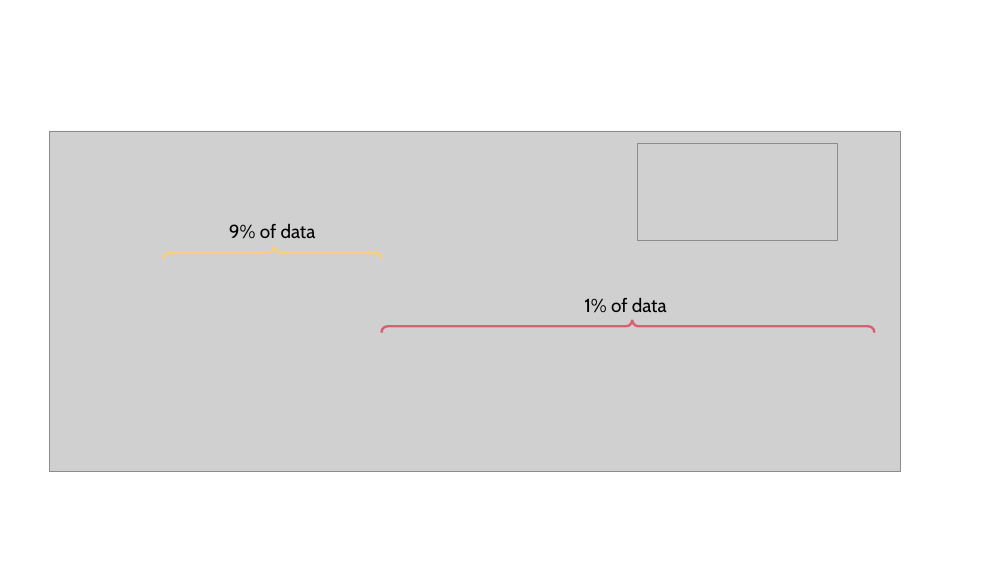
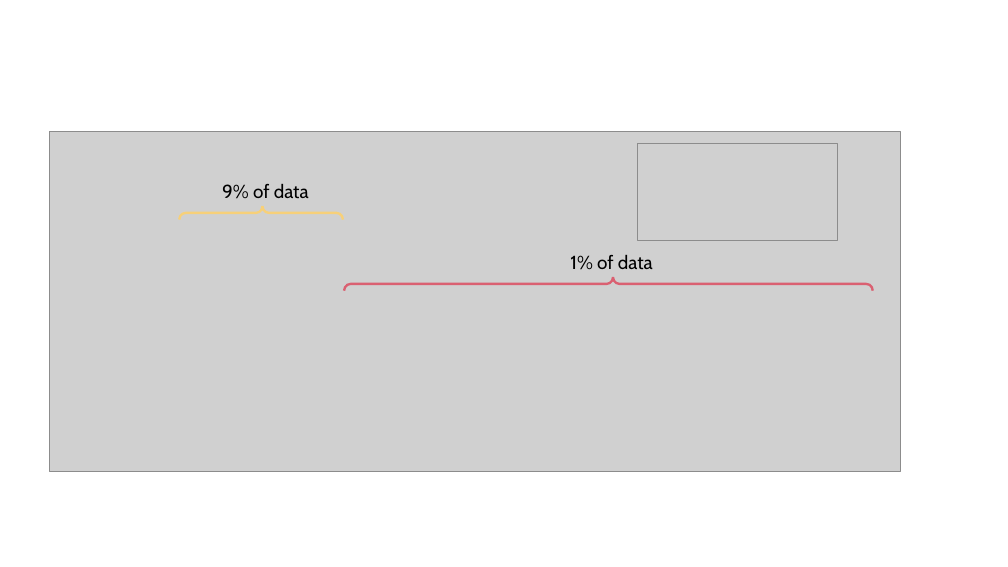
Before and after one commit to surprise-potential/surprise-potential.github.io, a slide deck: slide 5 of resources/hist.pptx. Drawn at 1008x567 pixels with LibreOffice and Linux fonts; fonts in the diff are those of the drawing; grey boxes stand for pictures. Boxes give left, top, right and bottom in pixels: in the first picture for what was removed or moved away, otherwise in the second. Text is boxed around its words. In the diff, an @@ line names an element or a change of style, - is before the commit and + after.

```diff
--- a/resources/hist.pptx
+++ b/resources/hist.pptx
@@ text "9% of data": place and size @@
-text "9% of data" at <box>229,224,316,239</box>
+text "9% of data" at <box>222,184,309,199</box>
@@ left brace: place and size @@
-left brace at <box>164,246,381,259</box>
+left brace at <box>180,206,344,220</box>
@@ text "1% of data": place and size @@
-text "1% of data" at <box>584,298,667,313</box>
+text "1% of data" at <box>570,255,653,270</box>
@@ left brace: place and size @@
-left brace at <box>381,319,875,332</box>
+left brace at <box>344,277,873,291</box>
```
Also in this commit, not shown: 4 other files.
